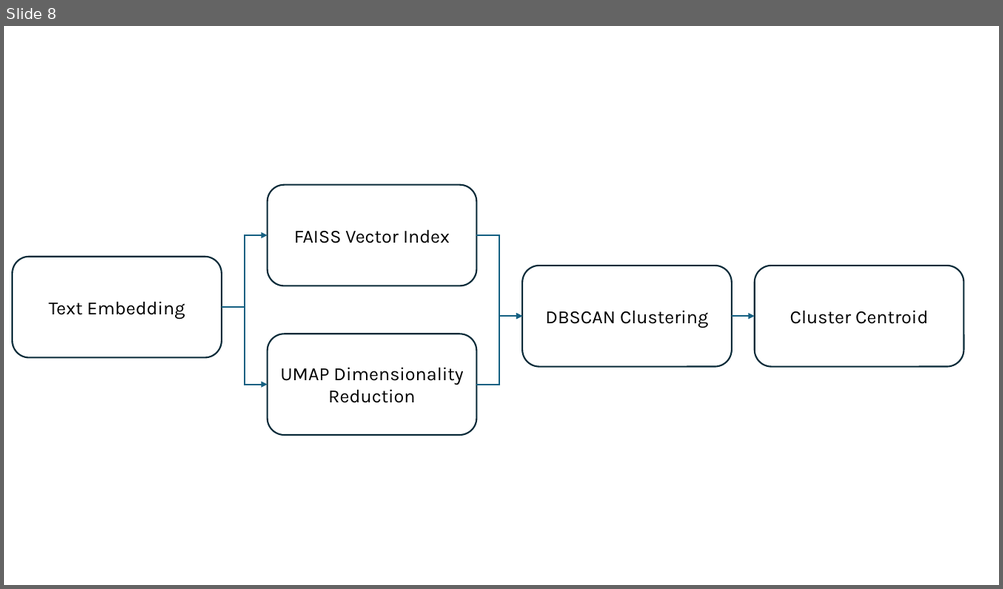
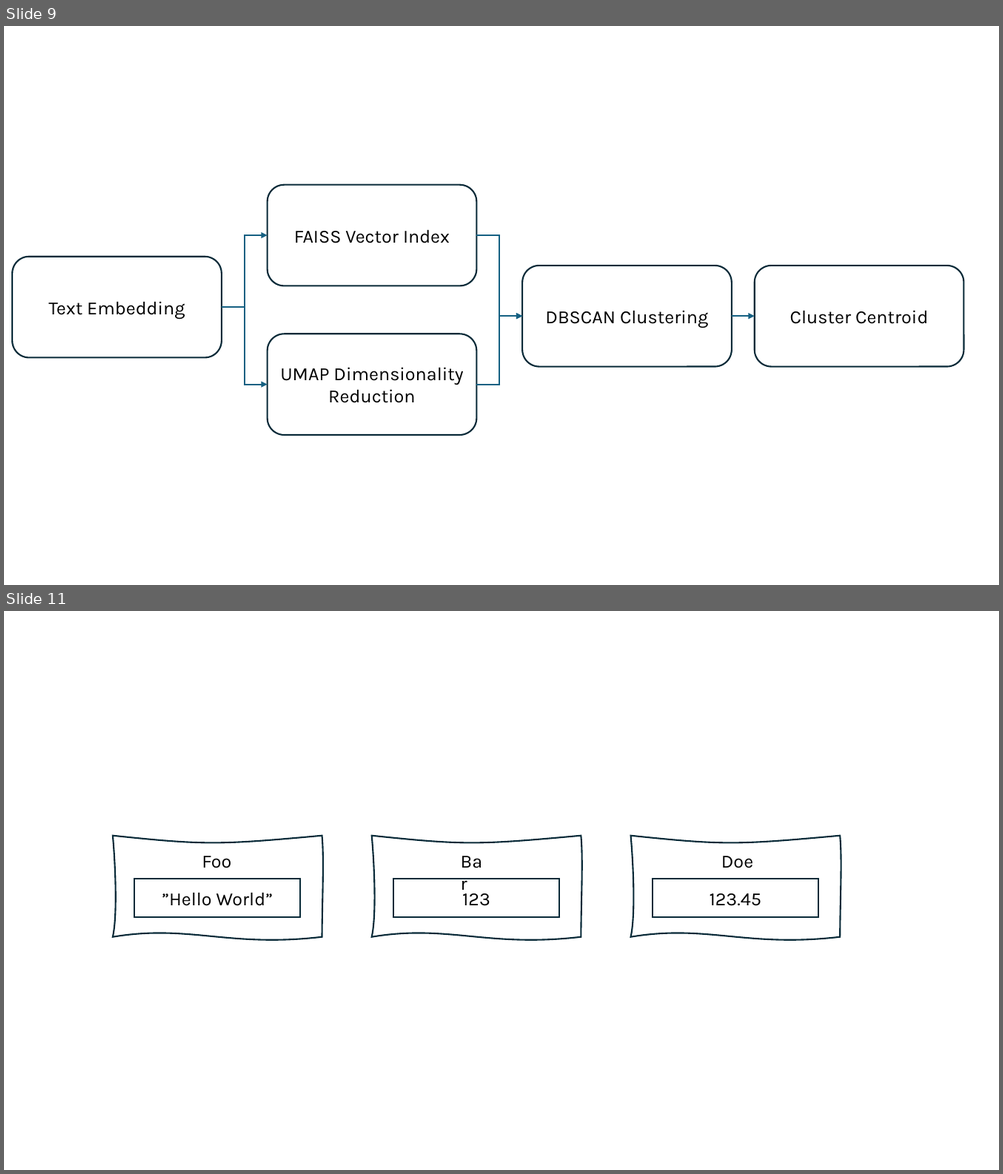
Before and after one commit to ehilzinger/Lectures, a slide deck: static/files/graphics.pptx. Shown one above the other, each under a label of ours: slide 8 before the commit, slides 9 and 11 after it; the slides between them are not shown. The pictures are 1003x589 and 1003x1174 pixels, drawn with LibreOffice and Linux fonts; fonts in the diff are those of the drawing. Boxes give left, top, right and bottom in pixels: in the first picture for what was removed or moved away, otherwise in the second. Text is boxed around its words. In the diff, an @@ line names an element or a change of style, - is before the commit and + after.

```diff
--- a/static/files/graphics.pptx
+++ b/static/files/graphics.pptx
@@ slide 11 added at bbox=[4, 611, 999, 1170], background #FFFFFF @@
@@ freeform shape added at bbox=[113, 835, 322, 937], outline #092A39 1.5 pt @@
@@ freeform shape added at bbox=[372, 835, 580, 937], outline #092A39 1.5 pt @@
@@ text added at bbox=[453, 846, 495, 875], 18 pt, text #000000 @@
+Bar
@@ freeform shape added at bbox=[631, 835, 839, 937], outline #092A39 1.5 pt @@
@@ text added at bbox=[202, 856, 231, 869], 18 pt, text #000000 @@
+Foo
@@ text added at bbox=[721, 856, 753, 869], 18 pt, text #000000 @@
+Doe
@@ rectangle added at bbox=[134, 879, 300, 917], outline #092A39 1.5 pt, 18 pt, text #000000 @@
+”Hello World”
@@ rectangle added at bbox=[393, 879, 559, 917], outline #092A39 1.5 pt, 18 pt, text #000000 @@
+123
@@ rectangle added at bbox=[652, 879, 818, 917], outline #092A39 1.5 pt, 18 pt, text #000000 @@
+123.45
@@ what was slide 8 is now slide 9 @@
```
Also in this commit, not shown: 1 slide changed, 2 other slides added, 6 other files.
